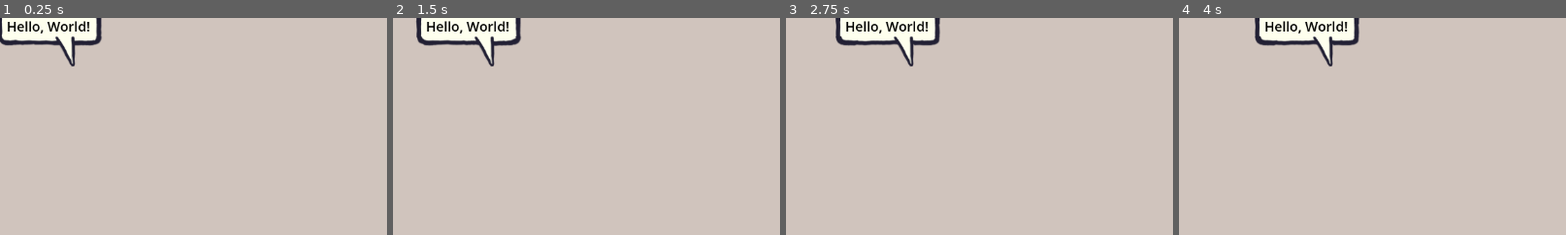
Above: before the commit, frames 1-4 (left to right).
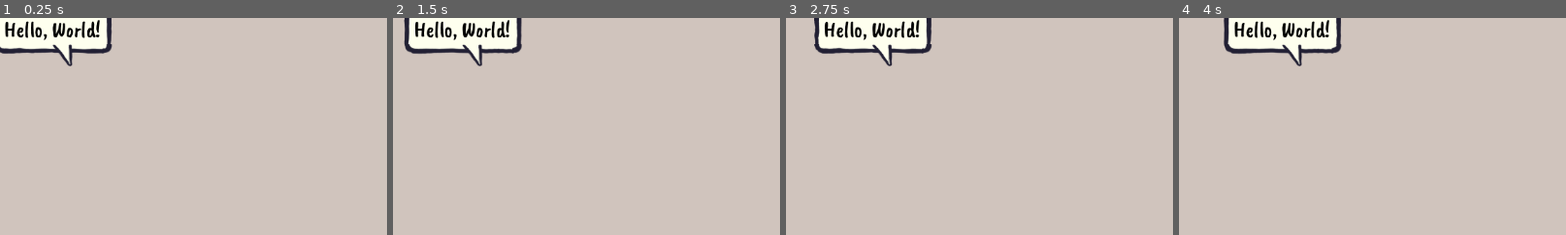
Above: after the commit, the same moments.

Repository: JCoMcL/gourt-game
Game: Godot game, scene res://ui/speech_bubble.tscn
Two runs of this game, one before a commit and one after it. Both use one fixed random seed, a clock stepped at 60 frames per second and the inputs below. This scene is started directly instead of the project's main scene.
Inputs (mouse positions are % of the whole screen's width and height, from its top left):
- Up to frame 1 (0.25 s): no input
- Up to frame 2 (1.5 s): move the mouse to (72, 45) at 0.52 s; hold Right (go right) 0.53-1.25 s; hold Up (enter door) 0.53-1.25 s; click (72, 45) at 0.67 s; drag from (30, 55) to (45, 70) at 1.27 s
- Up to frame 3 (2.75 s): move the mouse to (60, 28) at 2.02 s; hold Left (go left) from 2.03 s (still down); hold Mouse wheel down (move equipment down) from 2.03 s (still down)
- Up to frame 4 (4 s): release Left (go left) at 2.75 s; release Mouse wheel down (move equipment down) at 2.75 s; drag from (45, 70) to (20, 35) at 2.77 s; move the mouse to (80, 65) at 3.52 s; hold Right (go right) from 3.53 s (still down); hold Right mouse button (probe) from 3.53 s (still down)
The pictures show only the part of the screen within x 0-50%, y 0-50%; the shares and areas given below are measured in that part.

The runs differ from the first frame. In frame 1, 3.4% of the frame differs, in the area x 0-30%, y 0-23%; in frame 2, 3.6%; in frame 3, 4.0%; in frame 4, 4.5%, in the area x 11-47%, y 0-23%.

Commit message:
add animation to speech bubble manually. It's ugly but it works. Also add font.

Diff:
--- a/ui/speech_bubble.tscn
+++ b/ui/speech_bubble.tscn
@@ -1,32 +1,34 @@
-[gd_scene load_steps=5 format=3 uid="uid://cuy1mgrdlirmk"]
+[gd_scene format=3 uid="uid://cuy1mgrdlirmk"]
 
-[ext_resource type="Theme" uid="uid://cbdsnwv4lfswa" path="res://ui/theme.tres" id="1_uc8e1"]
+[ext_resource type="Theme" uid="uid://b7wx02lu4syvx" path="res://ui/theme.tres" id="1_uc8e1"]
 [ext_resource type="Script" uid="uid://ccrqgcbvxoa1s" path="res://ui/speech_bubble/speech_bubble.gd" id="2_svcvy"]
+[ext_resource type="Texture2D" uid="uid://wfgxqy8vtlp" path="res://ui/speech_bubble/speech_bubble_0000.png" id="3_2ijsq"]
 [ext_resource type="Texture2D" uid="uid://b81bso44qcpnx" path="res://ui/speech_bubble/tail.png" id="3_scv7b"]
 [ext_resource type="Script" uid="uid://cyksg1xd3x3v4" path="res://ui/speech_bubble/tail.gd" id="4_2ijsq"]
+[ext_resource type="Texture2D" uid="uid://c6hcf3726fkwp" path="res://ui/speech_bubble/speech_bubble_0001.png" id="4_s8lrc"]
+[ext_resource type="Texture2D" uid="uid://dfpe4ljx18inf" path="res://ui/speech_bubble/speech_bubble_0002.png" id="5_yixp8"]
 
-[node name="speech bubble" type="Panel"]
+[node name="speech bubble" type="Panel" unique_id=2130899540]
 top_level = true
-offset_right = 126.48
-offset_bottom = 28.56
+offset_right = 105.06
+offset_bottom = 23.46
 theme = ExtResource("1_uc8e1")
 script = ExtResource("2_svcvy")
+textures = Array[Texture2D]([ExtResource("3_2ijsq"), ExtResource("4_s8lrc"), ExtResource("5_yixp8")])
 
-[node name="Label" type="RichTextLabel" parent="."]
+[node name="Label" type="RichTextLabel" parent="." unique_id=768432692]
 layout_mode = 1
-offset_right = 126.48
-offset_bottom = 28.56
 theme_override_colors/default_color = Color(0, 0, 0, 1)
 text = "Hello, World!"
 scroll_active = false
 
-[node name="Tail" type="Line2D" parent="."]
-points = PackedVector2Array(90, 28.56, 90, 76)
+[node name="Tail" type="Line2D" parent="." unique_id=1704526210]
+points = PackedVector2Array(90, 23.46, 90, 76)
 width = 45.0
 texture = ExtResource("3_scv7b")
 texture_mode = 2
 script = ExtResource("4_2ijsq")
 
-[node name="Timer" type="Timer" parent="."]
+[node name="Timer" type="Timer" parent="." unique_id=214467783]
 wait_time = 1.65
 one_shot = true
--- a/ui/speech_bubble/speech_bubble.gd
+++ b/ui/speech_bubble/speech_bubble.gd
@@ -162,11 +162,32 @@
 	for i in range(iterations):
 		update_position()
 
+const update_position_rate=60
+var _update_position_accum:float
+const animate_rate=1.2
+var _animate_accum:float
+
+@export var textures:Array[Texture2D]
+var tex_i = 0
+func change_frame():
+	assert(theme.get_stylebox(&"panel", &"Panel"))
+	if not Engine.is_editor_hint():
+		tex_i += 1
+		theme.get_stylebox(&"panel", &"Panel").texture = textures[tex_i % textures.size()]
+
 func _process(delta: float) -> void:
 	if debug_overlays:
 		queue_redraw()
-	if not Engine.is_editor_hint():
+
+	_update_position_accum += delta
+	while not Engine.is_editor_hint() and _update_position_accum > 1.0/update_position_rate:
 		update_position()
+		_update_position_accum -= 1.0/update_position_rate
+
+	_animate_accum += delta
+	while _animate_accum > 1.0/animate_rate:
+		change_frame()
+		_animate_accum -= 1.0/animate_rate
 
 func screen_to_world(v):
 	return get_viewport().global_canvas_transform.affine_inverse() * v
--- a/ui/theme.tres
+++ b/ui/theme.tres
@@ -1,14 +1,24 @@
-[gd_resource type="Theme" load_steps=3 format=3 uid="uid://cbdsnwv4lfswa"]
+[gd_resource type="Theme" format=3 uid="uid://b7wx02lu4syvx"]
 
-[ext_resource type="StyleBox" uid="uid://wfo2xg507pnf" path="res://ui/speech_bubble/speech_bubble.stylebox" id="1_rqugq"]
+[ext_resource type="Texture2D" uid="uid://wfgxqy8vtlp" path="res://ui/speech_bubble/speech_bubble_0000.png" id="1_jf26r"]
+[ext_resource type="FontFile" uid="uid://80nalca36kbe" path="res://ui/CaveatBrush-Regular.ttf" id="2_jf26r"]
 
-[sub_resource type="SystemFont" id="SystemFont_denks"]
-font_names = PackedStringArray("Coming Soon")
+[sub_resource type="StyleBoxTexture" id="StyleBoxTexture_3fgq6"]
+texture = ExtResource("1_jf26r")
+texture_margin_left = 16.0
+texture_margin_top = 16.0
+texture_margin_right = 16.0
+texture_margin_bottom = 16.0
+expand_margin_left = 16.0
+expand_margin_top = 16.0
+expand_margin_right = 16.0
+expand_margin_bottom = 16.0
+axis_stretch_horizontal = 1
+axis_stretch_vertical = 1
 
 [resource]
-default_font = SubResource("SystemFont_denks")
-default_font_size = 20
-/colors/dark = Color(0, 0, 0, 1)
-/styles/default = ExtResource("1_rqugq")
-Panel/styles/default = ExtResource("1_rqugq")
-Panel/styles/panel = ExtResource("1_rqugq")
+default_font = ExtResource("2_jf26r")
+default_font_size = 32
+Button/colors/font_color = Color(0.13333334, 0.1254902, 0.20392157, 1)
+Label/colors/font_color = Color(0.13333334, 0.1254902, 0.20392157, 1)
+Panel/styles/panel = SubResource("StyleBoxTexture_3fgq6")
Binary file added: ui/CaveatBrush-Regular.ttf
Not shown, added: ui/CaveatBrush-Regular.ttf.import
Binary file removed: ui/speech_bubble/speech_bubble.stylebox
